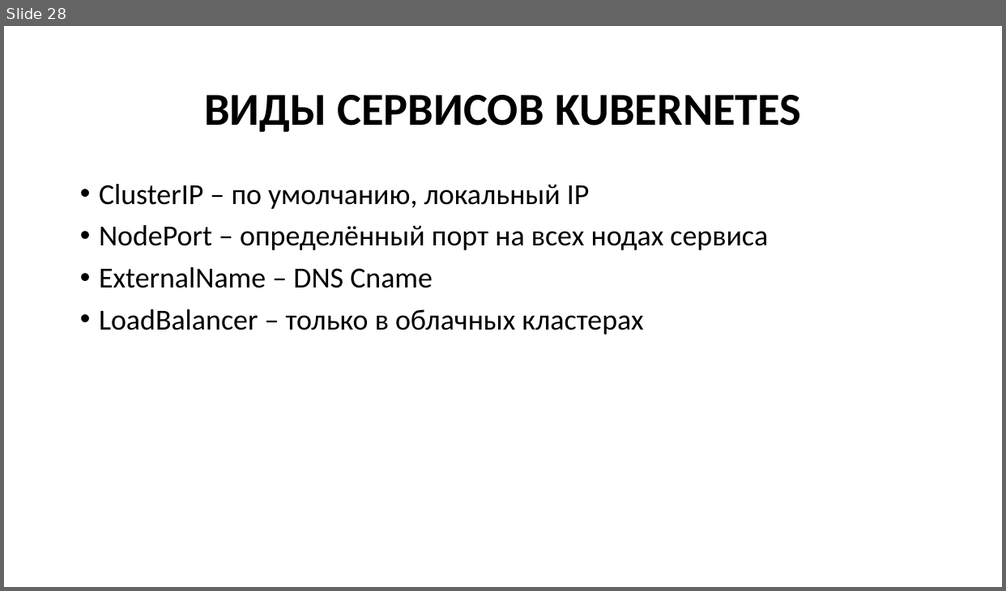
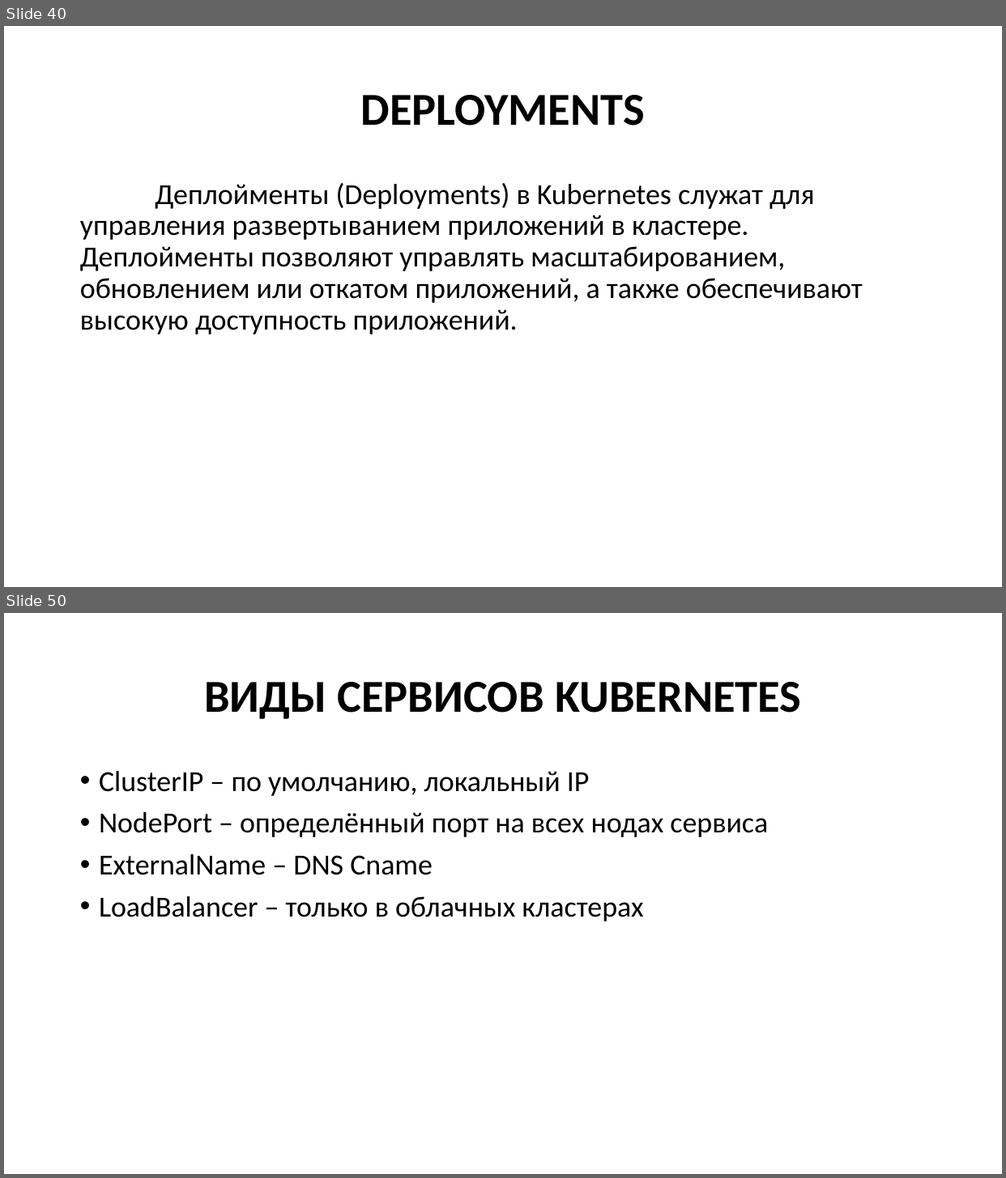
Before and after one commit to Kollekcioner47/k8s, a slide deck: k8s.pptx. Shown one above the other, each under a label of ours: slide 28 before the commit, slides 40 and 50 after it; the slides between them are not shown. The pictures are 1006x591 and 1006x1178 pixels, drawn with LibreOffice and Linux fonts; fonts in the diff are those of the drawing. Boxes give left, top, right and bottom in pixels: in the first picture for what was removed or moved away, otherwise in the second. Text is boxed around its words. In the diff, an @@ line names an element or a change of style, - is before the commit and + after.

```diff
--- a/k8s.pptx
+++ b/k8s.pptx
@@ slide 40 added at [4, 26, 1002, 587], background #FFFFFF @@
@@ title added at [361, 95, 645, 126], 44 pt, text #000000, bold @@
+DEPLOYMENTS
@@ text added at [80, 183, 863, 335], 28 pt, text #000000 @@
+Деплойменты (Deployments) в Kubernetes служат для управления развертыванием приложений в кластере. Деплойменты позволяют управлять масштабированием, обновлением или откатом приложений, а также обеспечивают высокую доступность приложений.
@@ what was slide 28 is now slide 50 @@
```
Also in this commit, not shown: 5 slides changed, 50 other slides added, 5 slides removed.
